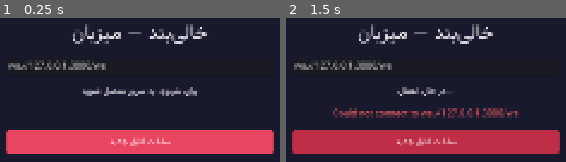
Above: before the commit, frames 1-2 (left to right).
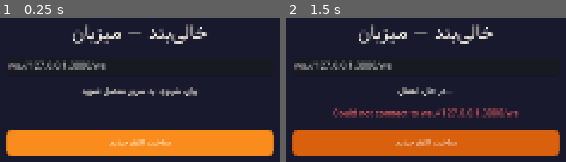
Above: after the commit, the same moments.

Repository: hojats7731/Bluffer-Host
Game: Godot game, scene res://scenes/main.tscn
The game is run twice, just before and just after one commit, with the same random seed, the same clock (stepped at 60 frames per second) and the same inputs. Sound files missing from this copy of the repository are replaced by a short silence.
Inputs:
- Up to frame 1 (0.25 s): no input
- Up to frame 2 (1.5 s): click "ساخت اتاق جدید" at 0.5 s; click "ساخت اتاق جدید" at 1.25 s

The runs differ from the first frame. In frame 1, 17% of the frame differs, in the area x 2-98%, y 77-96%; in frame 2, 17%.

Commit message:
Overhaul host UI: Fibbage-style reveals, avatars, Persian digits, audio hooks.
Vibrant theme, animated reveal cards with voters and liar scores, player avatars,
no ballot on TV during vote, optional background music.

Co-authored-by: Cursor <cursoragent@cursor.com>

Diff:
--- a/assets/themes/host_theme.tres
+++ b/assets/themes/host_theme.tres
@@ -3,26 +3,26 @@
 [ext_resource type="FontFile" path="res://assets/fonts/Vazirmatn-Regular.ttf" id="1_font"]
 
 [sub_resource type="StyleBoxFlat" id="StyleBoxFlat_btn"]
-bg_color = Color(0.91, 0.27, 0.38, 1)
-corner_radius_top_left = 8
-corner_radius_top_right = 8
-corner_radius_bottom_right = 8
-corner_radius_bottom_left = 8
-content_margin_left = 20.0
-content_margin_top = 12.0
-content_margin_right = 20.0
-content_margin_bottom = 12.0
+bg_color = Color(0.98, 0.55, 0.12, 1)
+corner_radius_top_left = 14
+corner_radius_top_right = 14
+corner_radius_bottom_right = 14
+corner_radius_bottom_left = 14
+content_margin_left = 24.0
+content_margin_top = 14.0
+content_margin_right = 24.0
+content_margin_bottom = 14.0
 
 [sub_resource type="StyleBoxFlat" id="StyleBoxFlat_btn_hover"]
-bg_color = Color(0.75, 0.18, 0.28, 1)
-corner_radius_top_left = 8
-corner_radius_top_right = 8
-corner_radius_bottom_right = 8
-corner_radius_bottom_left = 8
-content_margin_left = 20.0
-content_margin_top = 12.0
-content_margin_right = 20.0
-content_margin_bottom = 12.0
+bg_color = Color(0.85, 0.38, 0.05, 1)
+corner_radius_top_left = 14
+corner_radius_top_right = 14
+corner_radius_bottom_right = 14
+corner_radius_bottom_left = 14
+content_margin_left = 24.0
+content_margin_top = 14.0
+content_margin_right = 24.0
+content_margin_bottom = 14.0
 
 [resource]
 default_font = ExtResource("1_font")
@@ -30,4 +30,4 @@
 Button/colors/font_color = Color(1, 1, 1, 1)
 Button/styles/normal = SubResource("StyleBoxFlat_btn")
 Button/styles/hover = SubResource("StyleBoxFlat_btn_hover")
-Label/colors/font_color = Color(0.95, 0.95, 0.97, 1)
+Label/colors/font_color = Color(1, 0.98, 0.92, 1)
--- /dev/null
+++ b/autoload/audio_manager.gd
@@ -0,0 +1,47 @@
+extends Node
+
+const MUSIC_PATH := "res://assets/audio/background.ogg"
+const REVEAL_PATH := "res://assets/audio/reveal_sting.ogg"
+const JOIN_PATH := "res://assets/audio/join_chime.ogg"
+
+var _music: AudioStreamPlayer
+var _sfx: AudioStreamPlayer
+
+func _ready() -> void:
+	_music = AudioStreamPlayer.new()
+	_music.bus = "Master"
+	_music.volume_db = -10.0
+	add_child(_music)
+
+	_sfx = AudioStreamPlayer.new()
+	_sfx.bus = "Master"
+	_sfx.volume_db = -4.0
+	add_child(_sfx)
+
+	if ResourceLoader.exists(MUSIC_PATH):
+		_music.stream = load(MUSIC_PATH)
+		_music.finished.connect(_loop_music)
+
+func start_music() -> void:
+	if _music.stream == null:
+		return
+	if not _music.playing:
+		_music.play()
+
+func stop_music() -> void:
+	_music.stop()
+
+func _loop_music() -> void:
+	_music.play()
+
+func play_reveal() -> void:
+	_play_one_shot(REVEAL_PATH)
+
+func play_join() -> void:
+	_play_one_shot(JOIN_PATH)
+
+func _play_one_shot(path: String) -> void:
+	if not ResourceLoader.exists(path):
+		return
+	_sfx.stream = load(path)
+	_sfx.play()
--- /dev/null
+++ b/autoload/avatar_utils.gd
@@ -0,0 +1,40 @@
+extends Node
+
+const EMOJIS: Array[String] = [
+	"🦊", "🐼", "🦁", "🐸", "🦄", "🐙",
+	"🐯", "🐻", "🐶", "🐱", "🐨", "🐷",
+]
+
+const COLORS: Array[Color] = [
+	Color(0.95, 0.45, 0.35),
+	Color(0.35, 0.75, 0.95),
+	Color(0.95, 0.8, 0.25),
+	Color(0.55, 0.85, 0.45),
+	Color(0.75, 0.45, 0.95),
+	Color(0.95, 0.55, 0.75),
+	Color(0.45, 0.9, 0.85),
+	Color(0.9, 0.6, 0.3),
+	Color(0.6, 0.65, 0.95),
+	Color(0.85, 0.4, 0.4),
+	Color(0.5, 0.8, 0.55),
+	Color(0.8, 0.75, 0.4),
+]
+
+func avatar_id(player: Dictionary) -> int:
+	var raw = player.get("avatarId", null)
+	if raw != null:
+		return clampi(int(raw), 0, EMOJIS.size() - 1)
+	var pid := str(player.get("id", ""))
+	var hash := 0
+	for i in pid.length():
+		hash = (hash + pid.unicode_at(i) * (i + 1)) % EMOJIS.size()
+	return hash
+
+func emoji(player: Dictionary) -> String:
+	return EMOJIS[avatar_id(player)]
+
+func color(player: Dictionary) -> Color:
+	return COLORS[avatar_id(player)]
+
+func player_name(player: Dictionary) -> String:
+	return str(player.get("name", ""))
--- a/autoload/game_state.gd
+++ b/autoload/game_state.gd
@@ -23,6 +23,10 @@
 
 var prompt_text: String = ""
 var prompt_id: String = ""
+var round_kind: String = "classic"
+var subject_player_id: String = ""
+var subject_name: String = ""
+var reveal_round_kind: String = "classic"
 var vote_options: Array = []
 var reveal_truth: String = ""
 var reveal_entries: Array = []
@@ -59,6 +63,10 @@
 	vote_total = 0
 	prompt_text = ""
 	prompt_id = ""
+	round_kind = "classic"
+	subject_player_id = ""
+	subject_name = ""
+	reveal_round_kind = "classic"
 	vote_options = []
 	reveal_truth = ""
 	reveal_entries = []
@@ -114,6 +122,9 @@
 	round = int(payload.get("round", round))
 	prompt_id = str(payload.get("promptId", ""))
 	prompt_text = str(payload.get("text", ""))
+	round_kind = str(payload.get("roundKind", "classic"))
+	subject_player_id = str(payload.get("subjectPlayerId", ""))
+	subject_name = str(payload.get("subjectName", ""))
 	var deadline := str(payload.get("submitDeadline", ""))
 	phase_deadline_unix = _parse_iso_deadline(deadline)
 	_set_screen(Screen.GAME)
@@ -126,6 +137,7 @@
 func apply_round_reveal(payload: Dictionary) -> void:
 	reveal_truth = str(payload.get("truth", ""))
 	reveal_entries = payload.get("entries", [])
+	reveal_round_kind = str(payload.get("roundKind", round_kind))
 	state_updated.emit()
 
 func apply_round_scores(payload: Dictionary) -> void:
@@ -160,7 +172,8 @@
 	match phase:
 		"lobby": return "لابی"
 		"prompt": return "سؤال"
-		"submit": return "در حال نوشتن دروغ"
+		"submit":
+			return "دربارهٔ شما" if round_kind == "about" else "در حال نوشتن دروغ"
 		"vote": return "رأی‌گیری"
 		"reveal": return "افشاگری"
 		"score": return "امتیازها"
--- /dev/null
+++ b/autoload/locale_utils.gd
@@ -0,0 +1,10 @@
+extends Node
+
+const WESTERN := "0123456789"
+const PERSIAN := "۰۱۲۳۴۵۶۷۸۹"
+
+func to_persian_digits(value) -> String:
+	var text := str(value)
+	for i in WESTERN.length():
+		text = text.replace(WESTERN[i], PERSIAN[i])
+	return text
--- a/project.godot
+++ b/project.godot
@@ -21,6 +21,9 @@
 Config="*res://autoload/config.gd"
 GameState="*res://autoload/game_state.gd"
 NetworkManager="*res://autoload/network_manager.gd"
+LocaleUtils="*res://autoload/locale_utils.gd"
+AvatarUtils="*res://autoload/avatar_utils.gd"
+AudioManager="*res://autoload/audio_manager.gd"
 
 [display]
 
--- a/scenes/components/player_row.gd
+++ b/scenes/components/player_row.gd
@@ -4,6 +4,7 @@
 
 var _player_id: String = ""
 
+@onready var _avatar: Label = %AvatarLabel
 @onready var _name_label: Label = %NameLabel
 @onready var _status_dot: ColorRect = %StatusDot
 @onready var _score_label: Label = %ScoreLabel
@@ -11,12 +12,17 @@
 
 func setup(player: Dictionary) -> void:
 	_player_id = str(player.get("id", ""))
-	_name_label.text = str(player.get("name", ""))
-	_status_dot.color = Color(0.2, 0.85, 0.4) if bool(player.get("connected", false)) else Color(0.85, 0.3, 0.3)
+	_avatar.text = AvatarUtils.emoji(player)
+	_name_label.text = AvatarUtils.player_name(player)
+	_status_dot.color = Color(0.2, 0.95, 0.55) if bool(player.get("connected", false)) else Color(0.95, 0.35, 0.35)
 	var score = player.get("score", null)
 	_score_label.visible = score != null
-	_score_label.text = "" if score == null else str(int(score))
+	_score_label.text = "" if score == null else LocaleUtils.to_persian_digits(int(score))
 	_kick_btn.visible = GameState.phase == "lobby"
+
+	modulate.a = 0.0
+	var tween := create_tween()
+	tween.tween_property(self, "modulate:a", 1.0, 0.25)
 
 func _on_kick_pressed() -> void:
 	kick_requested.emit(_player_id)
--- a/scenes/components/player_row.tscn
+++ b/scenes/components/player_row.tscn
@@ -10,6 +10,13 @@
 grow_vertical = 2
 theme_override_constants/separation = 16
 script = ExtResource("1")
+
+[node name="AvatarLabel" type="Label" parent="."]
+unique_name_in_owner = true
+layout_mode = 2
+theme_override_font_sizes/font_size = 28
+text = "🦊"
+vertical_alignment = 1
 
 [node name="StatusDot" type="ColorRect" parent="."]
 unique_name_in_owner = true
--- a/scenes/game_screen.gd
+++ b/scenes/game_screen.gd
@@ -1,113 +1,195 @@
 extends Control
 
+enum RevealStep { IDLE, LIE_TEXT, VOTERS, LIAR, TRUTH, DONE }
+
+@onready var _bg_top: ColorRect = %BgTop
+@onready var _bg_bottom: ColorRect = %BgBottom
 @onready var _phase_label: Label = %PhaseLabel
 @onready var _round_label: Label = %RoundLabel
 @onready var _countdown: Label = %CountdownLabel
 @onready var _prompt: Label = %PromptLabel
+@onready var _progress: Label = %ProgressLabel
 @onready var _detail: RichTextLabel = %DetailLabel
-@onready var _progress: Label = %ProgressLabel
+@onready var _reveal_card: PanelContainer = %RevealCard
+@onready var _reveal_title: Label = %RevealTitle
+@onready var _reveal_body: Label = %RevealBody
+@onready var _reveal_sub: Label = %RevealSub
 @onready var _end_btn: Button = %EndGameButton
 
 var _reveal_timer: Timer
-var _reveal_lines: PackedStringArray = []
-var _reveal_shown: int = 0
+var _reveal_step: int = RevealStep.IDLE
+var _reveal_index: int = 0
 var _last_phase: String = ""
+var _prompt_tween: Tween
+
+const REVEAL_BEAT := 1.35
 
 func _ready() -> void:
 	_reveal_timer = Timer.new()
-	_reveal_timer.one_shot = false
-	_reveal_timer.wait_time = 1.1
-	_reveal_timer.timeout.connect(_on_reveal_tick)
+	_reveal_timer.one_shot = true
+	_reveal_timer.timeout.connect(_advance_reveal)
 	add_child(_reveal_timer)
 
 	GameState.state_updated.connect(refresh)
 	_end_btn.pressed.connect(func(): NetworkManager.end_game())
+	_reveal_card.visible = false
 	refresh()
 
 func _process(_delta: float) -> void:
 	if visible and GameState.phase_deadline_unix > 0:
-		_countdown.text = "⏱ %d ثانیه" % GameState.seconds_until_deadline()
+		var secs := GameState.seconds_until_deadline()
+		_countdown.text = "⏱ %s ثانیه" % LocaleUtils.to_persian_digits(secs)
 
 func refresh() -> void:
 	_phase_label.text = GameState.phase_label()
-	_round_label.text = "دور %d از %d" % [GameState.round, GameState.total_rounds] if GameState.total_rounds > 0 else ""
+	if GameState.total_rounds > 0:
+		_round_label.text = "دور %s از %s" % [
+			LocaleUtils.to_persian_digits(GameState.round),
+			LocaleUtils.to_persian_digits(GameState.total_rounds),
+		]
+	else:
+		_round_label.text = ""
+
 	_prompt.text = GameState.prompt_text
+	_detail.visible = false
+	_reveal_card.visible = false
 	_progress.text = ""
 
 	if GameState.phase != "reveal":
-		_reset_reveal_animation()
+		_reset_reveal()
 		_last_phase = GameState.phase
-		_detail.text = ""
-		match GameState.phase:
-			"prompt", "submit":
-				_progress.text = "ارسال پاسخ: %d / %d" % [GameState.submit_submitted, GameState.submit_total]
-			"vote":
-				_progress.text = "رأی: %d / %d" % [GameState.vote_voted, GameState.vote_total]
-				_detail.text = _format_vote_options()
-			"score":
-				_detail.text = _format_scores()
+
+	match GameState.phase:
+		"prompt", "submit":
+			_pulse_prompt()
+			_progress.text = "ارسال پاسخ: %s / %s" % [
+				LocaleUtils.to_persian_digits(GameState.submit_submitted),
+				LocaleUtils.to_persian_digits(GameState.submit_total),
+			]
+		"vote":
+			_progress.text = "بازیکنان در حال رأی دادن... (%s / %s)" % [
+				LocaleUtils.to_persian_digits(GameState.vote_voted),
+				LocaleUtils.to_persian_digits(GameState.vote_total),
+			]
+			_detail.visible = true
+			_detail.text = "[center][b]📱 رأی خود را روی گوشی ثبت کنید[/b][/center]"
+		"score":
+			_detail.visible = true
+			_detail.text = _format_scores()
+		"reveal":
+			if _last_phase != "reveal":
+				_start_reveal_sequence()
+			_last_phase = GameState.phase
+
+func _pulse_prompt() -> void:
+	if _prompt_tween:
+		_prompt_tween.kill()
+	_prompt.scale = Vector2.ONE
+	_prompt_tween = create_tween().set_loops()
+	_prompt_tween.tween_property(_prompt, "scale", Vector2(1.03, 1.03), 0.8)
+	_prompt_tween.tween_property(_prompt, "scale", Vector2.ONE, 0.8)
+
+func _start_reveal_sequence() -> void:
+	_reveal_index = 0
+	_reveal_step = RevealStep.LIE_TEXT
+	_show_reveal_step()
+
+func _advance_reveal() -> void:
+	match _reveal_step:
+		RevealStep.LIE_TEXT:
+			_reveal_step = RevealStep.VOTERS
+		RevealStep.VOTERS:
+			_reveal_step = RevealStep.LIAR
+		RevealStep.LIAR:
+			_reveal_index += 1
+			if _reveal_index < GameState.reveal_entries.size():
+				_reveal_step = RevealStep.LIE_TEXT
+			else:
+				_reveal_step = RevealStep.TRUTH
+		RevealStep.TRUTH:
+			_reveal_step = RevealStep.DONE
+			_reveal_timer.stop()
+			return
+	_show_reveal_step()
+
+func _show_reveal_step() -> void:
+	_reveal_card.visible = true
+	_pop_in_card()
+	AudioManager.play_reveal()
+
+	if _reveal_step == RevealStep.TRUTH:
+		_reveal_title.text = "✅ پاسخ درست"
+		_reveal_body.text = GameState.reveal_truth
+		_reveal_sub.text = "این بود حقیقت!"
+		_reveal_timer.start(REVEAL_BEAT * 1.5)
 		return
 
-	if _last_phase != "reveal":
-		_start_reveal_animation()
-	_last_phase = GameState.phase
-	_detail.text = _format_partial_reveal()
+	if _reveal_index >= GameState.reveal_entries.size():
+		_reveal_step = RevealStep.TRUTH
+		_show_reveal_step()
+		return
 
-func _start_reveal_animation() -> void:
-	_reveal_lines = _build_reveal_lines()
-	_reveal_shown = 0
-	_reveal_timer.start()
-	_on_reveal_tick()
+	var entry: Dictionary = GameState.reveal_entries[_reveal_index]
+	var lie_text := str(entry.get("text", ""))
+	var author_name := str(entry.get("authorName", ""))
+	if author_name.is_empty() or author_name == "null":
+		author_name = _player_name(str(entry.get("authorId", "")))
+	var voters: Array = entry.get("voters", [])
+	var fooled := int(entry.get("fooledCount", 0))
+	var points := int(entry.get("pointsEarned", fooled * 100))
 
-func _on_reveal_tick() -> void:
-	if _reveal_shown < _reveal_lines.size():
-		_reveal_shown += 1
-		_detail.text = _format_partial_reveal()
-	else:
-		_reveal_timer.stop()
+	match _reveal_step:
+		RevealStep.LIE_TEXT:
+			_reveal_title.text = "🎭 یک پاسخ..."
+			_reveal_body.text = lie_text
+			_reveal_sub.text = ""
+		RevealStep.VOTERS:
+			_reveal_title.text = "🗳️ چه کسی این را انتخاب کرد؟"
+			_reveal_body.text = lie_text
+			if voters.is_empty():
+				_reveal_sub.text = "هیچ‌کس!"
+			else:
+				var names: PackedStringArray = []
+				for v in voters:
+					if v is Dictionary:
+						names.append(str(v.get("name", "?")))
+				_reveal_sub.text = "، ".join(names)
+		RevealStep.LIAR:
+			_reveal_title.text = "🤥 دروغ‌گو"
+			_reveal_body.text = lie_text
+			_reveal_sub.text = "%s نوشت — +%s امتیاز" % [
+				author_name,
+				LocaleUtils.to_persian_digits(points),
+			]
 
-func _reset_reveal_animation() -> void:
+	_reveal_timer.start(REVEAL_BEAT)
+
+func _pop_in_card() -> void:
+	_reveal_card.scale = Vector2(0.85, 0.85)
+	_reveal_card.modulate.a = 0.0
+	var tween := create_tween()
+	tween.parallel().tween_property(_reveal_card, "scale", Vector2.ONE, 0.25).set_trans(Tween.TRANS_BACK)
+	tween.parallel().tween_property(_reveal_card, "modulate:a", 1.0, 0.2)
+
+func _reset_reveal() -> void:
 	_reveal_timer.stop()
-	_reveal_lines = []
-	_reveal_shown = 0
-
-func _format_partial_reveal() -> String:
-	if _reveal_lines.is_empty():
-		return ""
-	var lines: PackedStringArray = []
-	for i in range(mini(_reveal_shown, _reveal_lines.size())):
-		lines.append(_reveal_lines[i])
-	return "\n".join(lines)
-
-func _build_reveal_lines() -> PackedStringArray:
-	var lines: PackedStringArray = ["[b]پاسخ درست:[/b] %s" % GameState.reveal_truth]
-	for entry in GameState.reveal_entries:
-		if entry is Dictionary:
-			var author_id := str(entry.get("authorId", ""))
-			var name := "پاسخ درست" if author_id.is_empty() else _player_name(author_id)
-			lines.append("• %s — %s (فریب: %d)" % [
-				str(entry.get("text", "")), name, int(entry.get("fooledCount", 0))
-			])
-	return lines
-
-func _format_vote_options() -> String:
-	if GameState.vote_options.is_empty():
-		return ""
-	var lines: PackedStringArray = ["[b]گزینه‌های رأی:[/b]"]
-	for opt in GameState.vote_options:
-		if opt is Dictionary:
-			lines.append("• %s" % str(opt.get("text", "")))
-	return "\n".join(lines)
+	_reveal_step = RevealStep.IDLE
+	_reveal_index = 0
 
 func _format_scores() -> String:
-	var lines: PackedStringArray = ["[b]امتیازها:[/b]"]
+	var lines: PackedStringArray = ["[b]🏆 امتیازها[/b]"]
 	for row in GameState.score_totals:
 		if row is Dictionary:
-			lines.append("%s — %d" % [str(row.get("name", "")), int(row.get("score", 0))])
+			lines.append("%s — %s" % [
+				str(row.get("name", "")),
+				LocaleUtils.to_persian_digits(int(row.get("score", 0))),
+			])
 	return "\n".join(lines)
 
 func _player_name(player_id: String) -> String:
+	if player_id.is_empty() or player_id == "null":
+		return "ناشناس"
 	for player in GameState.players:
 		if player is Dictionary and str(player.get("id", "")) == player_id:
 			return str(player.get("name", ""))
-	return player_id
+	return "ناشناس"
--- a/scenes/game_screen.tscn
+++ b/scenes/game_screen.tscn
@@ -1,6 +1,22 @@
-[gd_scene load_steps=2 format=3 uid="uid://game001"]
+[gd_scene load_steps=3 format=3 uid="uid://game001"]
 
 [ext_resource type="Script" path="res://scenes/game_screen.gd" id="1"]
+
+[sub_resource type="StyleBoxFlat" id="StyleBoxFlat_card"]
+bg_color = Color(0.15, 0.08, 0.32, 0.92)
+border_width_left = 4
+border_width_top = 4
+border_width_right = 4
+border_width_bottom = 4
+border_color = Color(0.98, 0.55, 0.12, 1)
+corner_radius_top_left = 20
+corner_radius_top_right = 20
+corner_radius_bottom_right = 20
+corner_radius_bottom_left = 20
+content_margin_left = 32.0
+content_margin_top = 28.0
+content_margin_right = 32.0
+content_margin_bottom = 28.0
 
 [node name="GameScreen" type="Control"]
 visible = false
@@ -12,12 +28,25 @@
 grow_vertical = 2
 script = ExtResource("1")
 
-[node name="Background" type="ColorRect" parent="."]
+[node name="BgTop" type="ColorRect" parent="."]
+unique_name_in_owner = true
 layout_mode = 1
 anchors_preset = 15
 anchor_right = 1.0
 anchor_bottom = 1.0
-color = Color(0.1, 0.1, 0.18, 1)
+color = Color(0.32, 0.1, 0.58, 1)
+
+[node name="BgBottom" type="ColorRect" parent="."]
+unique_name_in_owner = true
+layout_mode = 1
+anchors_preset = 12
+anchor_top = 1.0
+anchor_right = 1.0
+anchor_bottom = 1.0
+offset_top = -400.0
+grow_horizontal = 2
+grow_vertical = 0
+color = Color(0.12, 0.45, 0.72, 1)
 
 [node name="PhaseLabel" type="Label" parent="."]
 unique_name_in_owner = true
@@ -26,7 +55,8 @@
 offset_top = 40.0
 offset_right = 500.0
 offset_bottom = 90.0
-theme_override_font_sizes/font_size = 32
+theme_override_font_sizes/font_size = 36
+theme_override_colors/font_color = Color(1, 0.92, 0.35, 1)
 text_direction = 1
 
 [node name="RoundLabel" type="Label" parent="."]
@@ -48,12 +78,13 @@
 anchors_preset = 1
 anchor_left = 1.0
 anchor_right = 1.0
-offset_left = -200.0
+offset_left = -260.0
 offset_top = 100.0
 offset_right = -80.0
 offset_bottom = 140.0
 grow_horizontal = 0
 theme_override_font_sizes/font_size = 28
+theme_override_colors/font_color = Color(1, 0.55, 0.45, 1)
 
 [node name="PromptLabel" type="Label" parent="."]
 unique_name_in_owner = true
@@ -63,51 +94,97 @@
 anchor_top = 0.5
 anchor_right = 0.5
 anchor_bottom = 0.5
+offset_left = -650.0
+offset_top = -280.0
+offset_right = 650.0
+offset_bottom = -120.0
+grow_horizontal = 2
+grow_vertical = 2
+theme_override_font_sizes/font_size = 46
+theme_override_colors/font_color = Color(1, 1, 1, 1)
+horizontal_alignment = 1
+autowrap_mode = 3
+text_direction = 1
+
+[node name="ProgressLabel" type="Label" parent="."]
+unique_name_in_owner = true
+layout_mode = 1
+anchors_preset = 8
+anchor_left = 0.5
+anchor_top = 0.5
+anchor_right = 0.5
+anchor_bottom = 0.5
+offset_left = -400.0
+offset_top = -100.0
+offset_right = 400.0
+offset_bottom = -50.0
+grow_horizontal = 2
+grow_vertical = 2
+theme_override_font_sizes/font_size = 26
+horizontal_alignment = 1
+text_direction = 1
+
+[node name="RevealCard" type="PanelContainer" parent="."]
+unique_name_in_owner = true
+layout_mode = 1
+anchors_preset = 8
+anchor_left = 0.5
+anchor_top = 0.5
+anchor_right = 0.5
+anchor_bottom = 0.5
+offset_left = -500.0
+offset_top = -20.0
+offset_right = 500.0
+offset_bottom = 280.0
+grow_horizontal = 2
+grow_vertical = 2
+theme_override_styles/panel = SubResource("StyleBoxFlat_card")
+
+[node name="VBox" type="VBoxContainer" parent="RevealCard"]
+layout_mode = 2
+theme_override_constants/separation = 16
+
+[node name="RevealTitle" type="Label" parent="RevealCard/VBox"]
+unique_name_in_owner = true
+layout_mode = 2
+theme_override_font_sizes/font_size = 32
+theme_override_colors/font_color = Color(1, 0.85, 0.3, 1)
+horizontal_alignment = 1
+text_direction = 1
+
+[node name="RevealBody" type="Label" parent="RevealCard/VBox"]
+unique_name_in_owner = true
+layout_mode = 2
+theme_override_font_sizes/font_size = 40
+horizontal_alignment = 1
+autowrap_mode = 3
+text_direction = 1
+
+[node name="RevealSub" type="Label" parent="RevealCard/VBox"]
+unique_name_in_owner = true
+layout_mode = 2
+theme_override_font_sizes/font_size = 26
+theme_override_colors/font_color = Color(0.75, 0.95, 1, 1)
+horizontal_alignment = 1
+autowrap_mode = 3
+text_direction = 1
+
+[node name="DetailLabel" type="RichTextLabel" parent="."]
+unique_name_in_owner = true
+layout_mode = 1
+anchors_preset = 7
+anchor_left = 0.5
+anchor_top = 1.0
+anchor_right = 0.5
+anchor_bottom = 1.0
 offset_left = -600.0
-offset_top = -200.0
+offset_top = -220.0
 offset_right = 600.0
-offset_bottom = -80.0
-grow_horizontal = 2
-grow_vertical = 2
-theme_override_font_sizes/font_size = 42
-horizontal_alignment = 1
-autowrap_mode = 3
-text_direction = 1
-
-[node name="ProgressLabel" type="Label" parent="."]
-unique_name_in_owner = true
-layout_mode = 1
-anchors_preset = 8
-anchor_left = 0.5
-anchor_top = 0.5
-anchor_right = 0.5
-anchor_bottom = 0.5
-offset_left = -300.0
-offset_top = -60.0
-offset_right = 300.0
-offset_bottom = -20.0
-grow_horizontal = 2
-grow_vertical = 2
-theme_override_font_sizes/font_size = 24
-horizontal_alignment = 1
-text_direction = 1
-
-[node name="DetailLabel" type="RichTextLabel" parent="."]
-unique_name_in_owner = true
-layout_mode = 1
-anchors_preset = 8
-anchor_left = 0.5
-anchor_top = 0.5
-anchor_right = 0.5
-anchor_bottom = 0.5
-offset_left = -600.0
-offset_top = 20.0
-offset_right = 600.0
-offset_bottom = 400.0
-grow_horizontal = 2
-grow_vertical = 2
+offset_bottom = -100.0
+grow_horizontal = 2
+grow_vertical = 0
 bbcode_enabled = true
-scroll_active = true
+scroll_active = false
 text_direction = 1
 
 [node name="EndGameButton" type="Button" parent="."]
--- a/scenes/lobby_screen.gd
+++ b/scenes/lobby_screen.gd
@@ -12,6 +12,8 @@
 @onready var _http: HTTPRequest = %QrRequest
 
 const PLAYER_ROW := preload("res://scenes/components/player_row.tscn")
+
+var _last_player_count := 0
 
 func _ready() -> void:
 	GameState.state_updated.connect(refresh)
@@ -33,6 +35,14 @@
 	_load_qr(join_url)
 	_host_status.text = "وضعیت میزبان: " + ("متصل" if GameState.host_connected else "قطع (۶۰ ثانیه مهلت)")
 	_start_btn.disabled = not GameState.can_start_game()
+	_start_btn.text = "شروع بازی (حداقل ۲ نفر — %s نفر حاضر)" % LocaleUtils.to_persian_digits(
+		GameState.connected_player_count()
+	)
+
+	var player_count := GameState.connected_player_count()
+	if player_count > _last_player_count:
+		AudioManager.play_join()
+	_last_player_count = player_count
 
 	for child in _player_list.get_children():
 		child.queue_free()
--- a/scenes/lobby_screen.tscn
+++ b/scenes/lobby_screen.tscn
@@ -17,7 +17,7 @@
 anchors_preset = 15
 anchor_right = 1.0
 anchor_bottom = 1.0
-color = Color(0.1, 0.1, 0.18, 1)
+color = Color(0.28, 0.1, 0.52, 1)
 
 [node name="RoomCodeLabel" type="Label" parent="."]
 unique_name_in_owner = true
--- a/scenes/main.gd
+++ b/scenes/main.gd
@@ -23,6 +23,11 @@
 	_game.visible = screen == GameState.Screen.GAME
 	_results.visible = screen == GameState.Screen.RESULTS
 
+	if screen in [GameState.Screen.LOBBY, GameState.Screen.GAME, GameState.Screen.RESULTS]:
+		AudioManager.start_music()
+	elif screen == GameState.Screen.CONNECT:
+		AudioManager.stop_music()
+
 	if screen == GameState.Screen.LOBBY:
 		_lobby.call_deferred("refresh")
 	elif screen == GameState.Screen.GAME:
--- a/scenes/results_screen.gd
+++ b/scenes/results_screen.gd
@@ -9,7 +9,7 @@
 	refresh()
 
 func refresh() -> void:
-	_title.text = "پایان بازی!"
+	_title.text = "🏆 پایان بازی!"
 	_reason.text = GameState.game_end_reason
 	for child in _scores.get_children():
 		child.queue_free()
@@ -21,10 +21,23 @@
 	for row in ranked:
 		if row is Dictionary:
 			var label := Label.new()
-			label.text = "%d. %s — %d امتیاز" % [rank, str(row.get("name", "")), int(row.get("score", 0))]
+			var emoji := _emoji_for_player(str(row.get("playerId", "")))
+			label.text = "%s%s. %s — %s امتیاز" % [
+				emoji,
+				LocaleUtils.to_persian_digits(rank),
+				str(row.get("name", "")),
+				LocaleUtils.to_persian_digits(int(row.get("score", 0))),
+			]
 			label.horizontal_alignment = HORIZONTAL_ALIGNMENT_RIGHT
+			label.add_theme_font_size_override("font_size", 28)
 			_scores.add_child(label)
 			rank += 1
 
+func _emoji_for_player(player_id: String) -> String:
+	for player in GameState.players:
+		if player is Dictionary and str(player.get("id", "")) == player_id:
+			return AvatarUtils.emoji(player) + " "
+	return ""
+
 func _on_back_pressed() -> void:
 	GameState.return_to_lobby()
